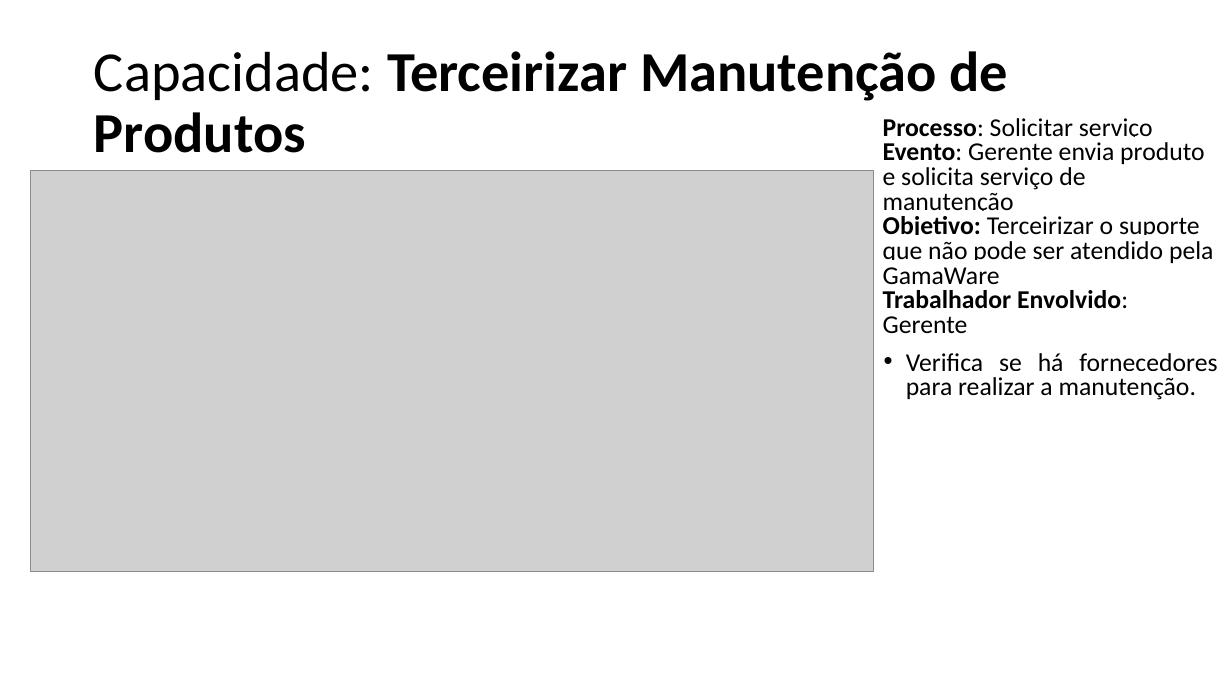
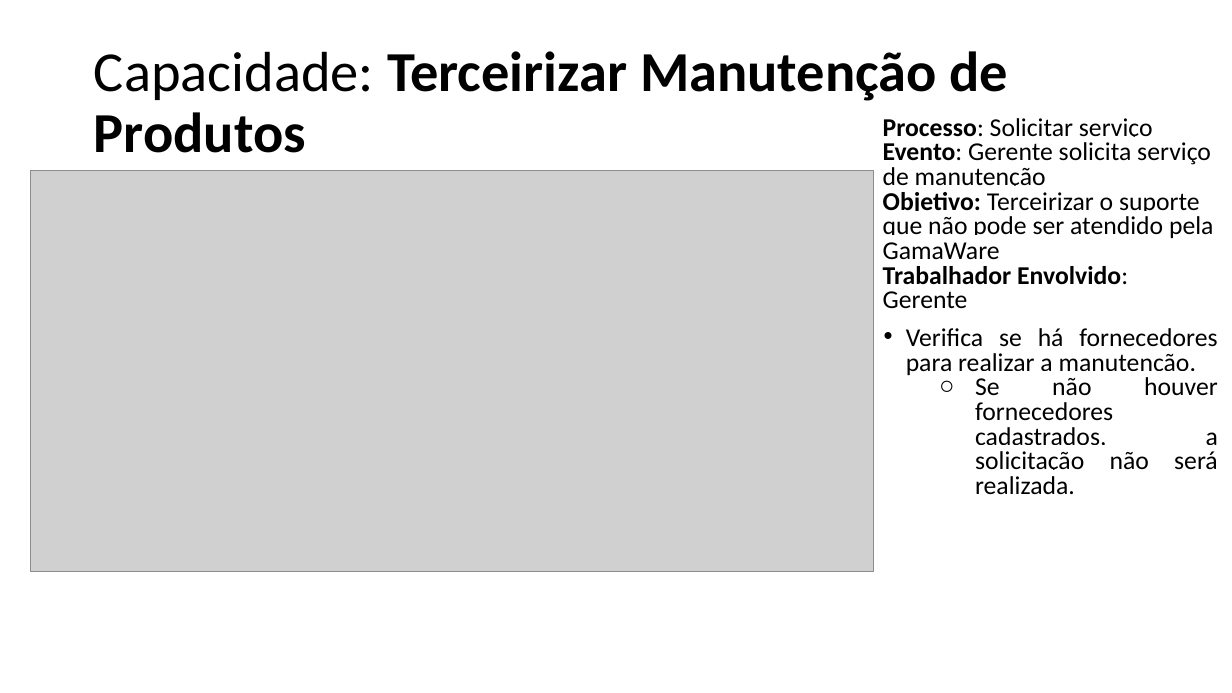
Before and after one commit to emersonsoaresdasilva/projeto-ope, a slide deck: slide 19 of 18-Descrição dos Processos de Negócio.pptx. Drawn at 1232x693 pixels with LibreOffice and Linux fonts; fonts in the diff are those of the drawing; grey boxes stand for pictures. Boxes give left, top, right and bottom in pixels: in the first picture for what was removed or moved away, otherwise in the second. Text is boxed around its words. In the diff, an @@ line names an element or a change of style, - is before the commit and + after.

```diff
--- a/18-Descrição dos Processos de Negócio.pptx
+++ b/18-Descrição dos Processos de Negócio.pptx
@@ text at (883, 142, 1211, 186): text changed @@
-Evento: Gerente envia produto e solicita serviço de manutenção
+Evento: Gerente solicita serviço de manutenção
@@ text at (975, 377, 1218, 495): paragraph added @@
+  ○ Se não houver fornecedores cadastrados, a solicitação não será realizada.
```
Also in this commit, not shown: 22 other slides changed, 13 other files.
